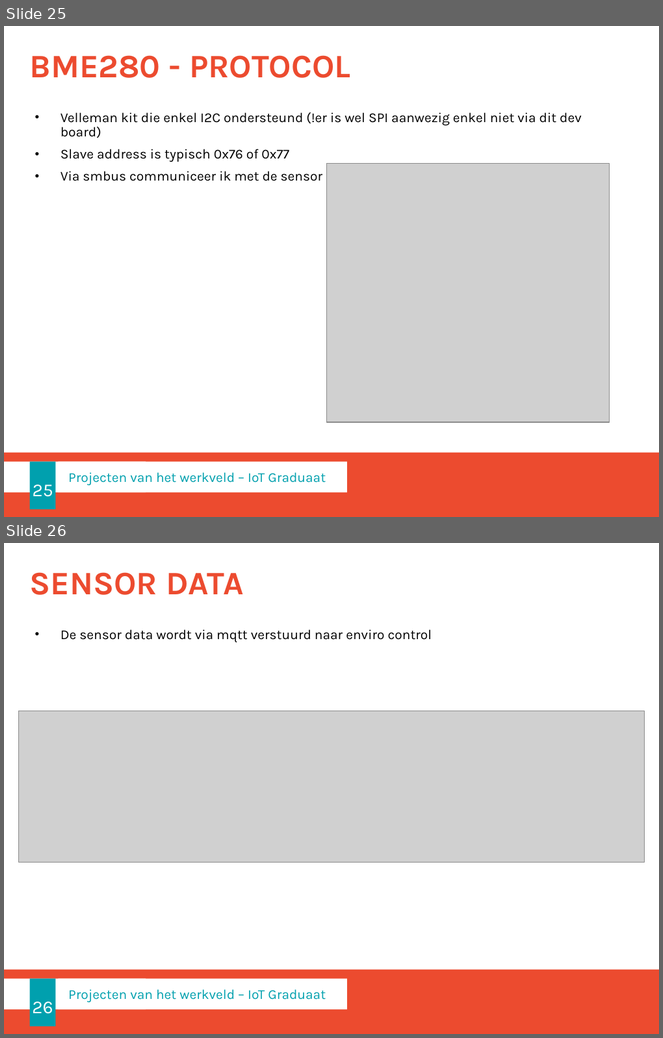
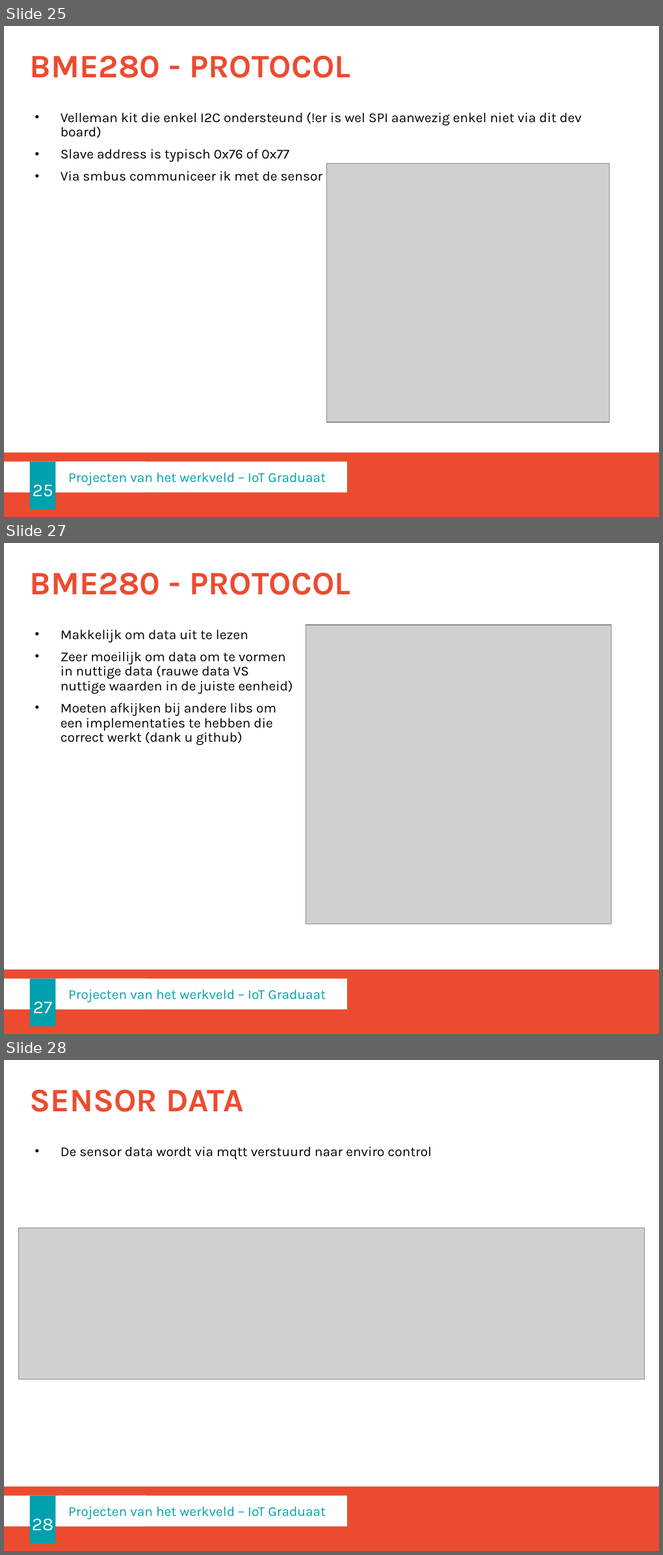
Before and after one commit to lllaurensss/project_werkveld2, a slide deck: doc/Projecten voor het werkveld 2.pptx. Shown one above the other, each under a label of ours: slides 25 and 26 before the commit, slides 25, 27 and 28 after it; the slides between them are not shown. The pictures are 663x1038 and 663x1555 pixels, drawn with LibreOffice and Linux fonts; fonts in the diff are those of the drawing; grey boxes stand for pictures; background and template pictures are left out. Boxes give left, top, right and bottom in pixels: in the first picture for what was removed or moved away, otherwise in the second. Text is boxed around its words. In the diff, an @@ line names an element or a change of style, - is before the commit and + after.

Commit message:
bug verkeerde waarde doorgegeven finalisatie powerpoint

```diff
--- a/doc/Projecten voor het werkveld 2.pptx
+++ b/doc/Projecten voor het werkveld 2.pptx
@@ slide 27 added at box(4, 543, 659, 1034), background #FFFFFF; not listed: 2 template elements that a slide beside it also shows @@
@@ title added at box(30, 572, 350, 595), 36 pt, text #EC4B2F, bold @@
+BME280 - PROTOCOL
@@ text added at box(61, 629, 293, 745), 15 pt, text #000000 @@
+• Makkelijk om data uit te lezen
+• Zeer moeilijk om data om te vormen in nuttige data (rauwe data VS nuttige waarden in de juiste eenheid)
+• Moeten afkijken bij andere libs om een implementaties te hebben die correct werkt (dank u github)
@@ picture added at box(306, 625, 612, 925) @@
@@ page number added at box(29, 979, 55, 1027), fill #00A0AE, 20 pt, text #FFFFFF @@
+27
@@ rectangle added at box(59, 979, 347, 1010), fill #FFFFFF, 15 pt, text #00A0AE @@
+Projecten van het werkveld – IoT Graduaat
@@ what was slide 26 is now slide 28 @@
@@ page number at box(32, 1519, 53, 1531): text changed @@
-26
+28
```
Also in this commit, not shown: 1 slide changed, 4 other slides added, 1 other file.
